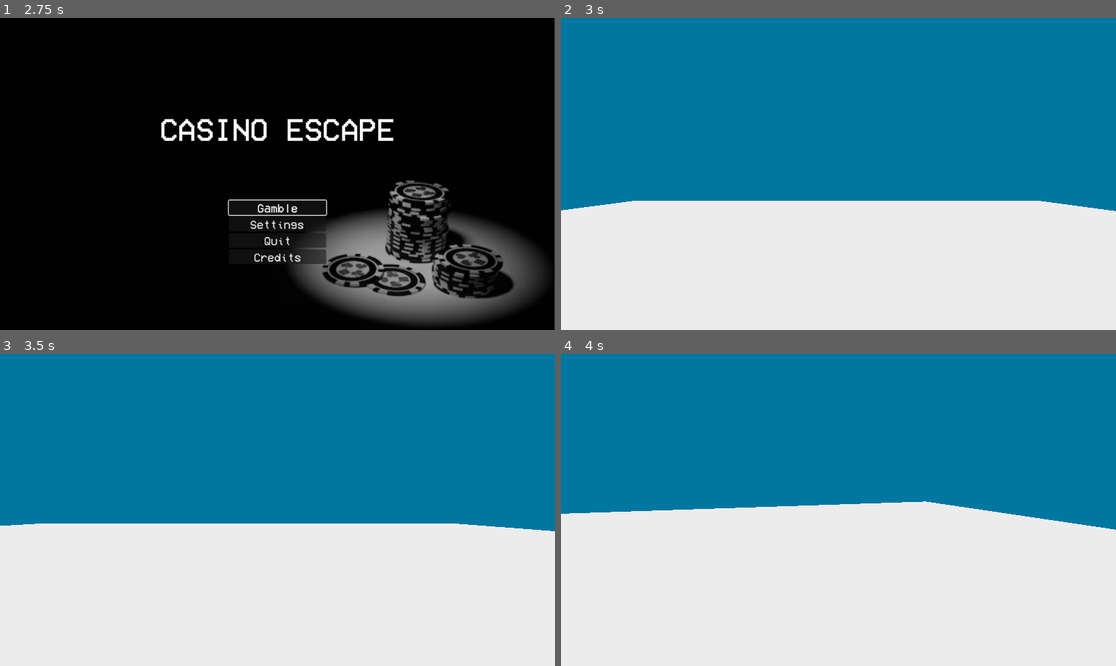
Above: before the commit, frames 1-4 (two rows, left to right).
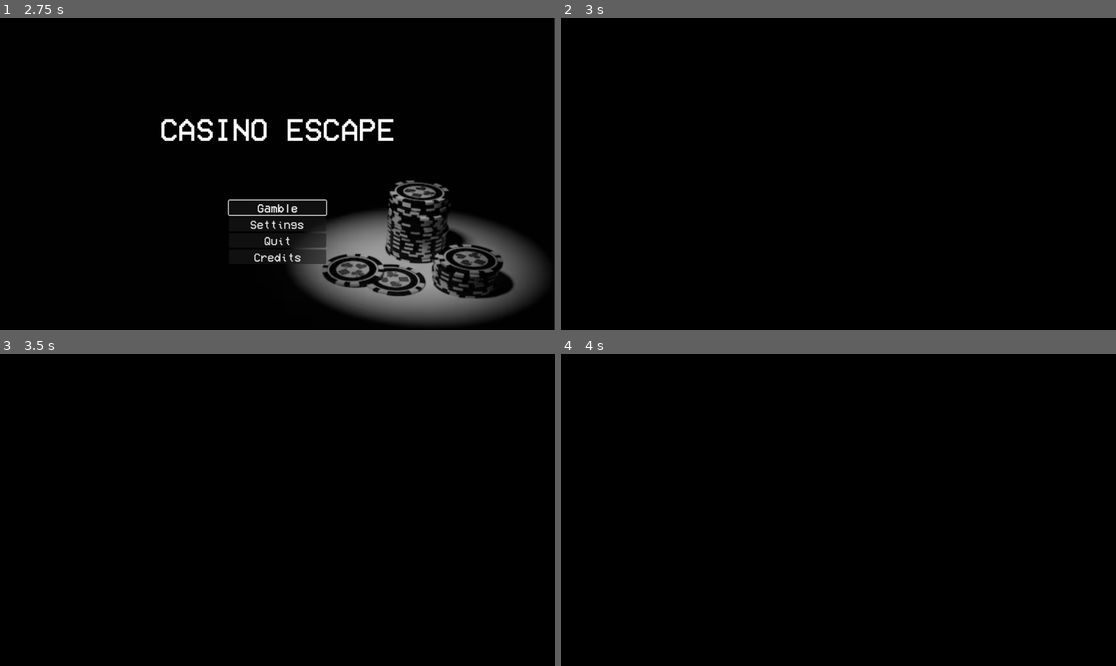
Above: after the commit, the same moments.

Repository: Batku/computerGraphics
Game: Godot game, scene res://scenes/menu.tscn
Same seed, same stepped clock (60 frames per second), same inputs: the game is played once before the commit and once after it. This scene is started directly instead of the project's main scene.
Inputs (mouse positions are in pixels of both pictures, inside the frame that each line leads up to):
- Up to frame 1 (2.75 s): click "Gamble" at 0.5 s; click "Settings" at 1.25 s; click "Credits" at 2 s
- Up to frame 2 (3 s): tap Enter at 2.75 s; move the mouse to (960, 158) at 2.77 s; press the mouse at (960, 158) at 2.78 s; hold D (move_right) from 2.78 s (still down)
- Up to frame 3 (3.5 s): keep holding D (move_right); tap Space (jump) at 3.02 s
- Up to frame 4 (4 s): tap Space (jump) at 3.5, 3.77 s; move the mouse to (810, 510) at 3.52 s; release D (move_right) at 3.53 s; release the mouse at (810, 510) at 3.53 s; hold W (move_up) from 3.53 s (still down); click (810, 510) at 3.6 s

Frame 1 is identical in both runs. In frame 2, 100% of the frame differs, in the area x 0-100%, y 0-100%; in frame 3, 100%; in frame 4, 100%.

Commit message:
Start scene fix

Diff:
--- a/scripts/menu.gd
+++ b/scripts/menu.gd
@@ -12,7 +12,7 @@
 
 
 func _on_start_pressed() -> void:
-	get_tree().change_scene_to_file("res://scenes/playerTest.tscn")
+	get_tree().change_scene_to_file("res://scenes/procgen.tscn")
 
 
 func _on_settings_pressed() -> void:
